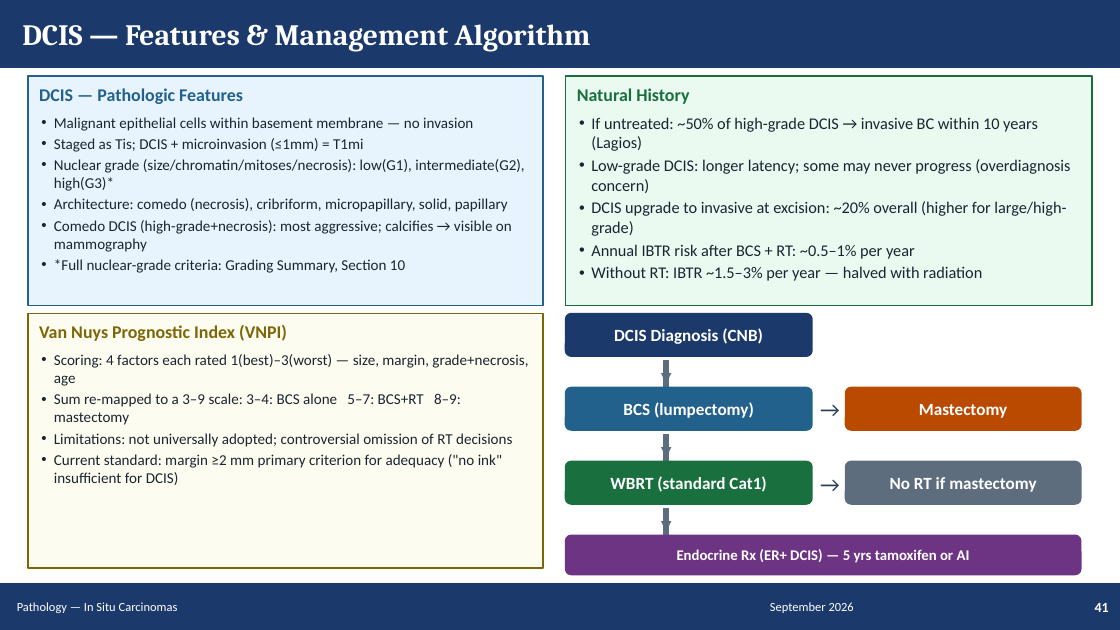
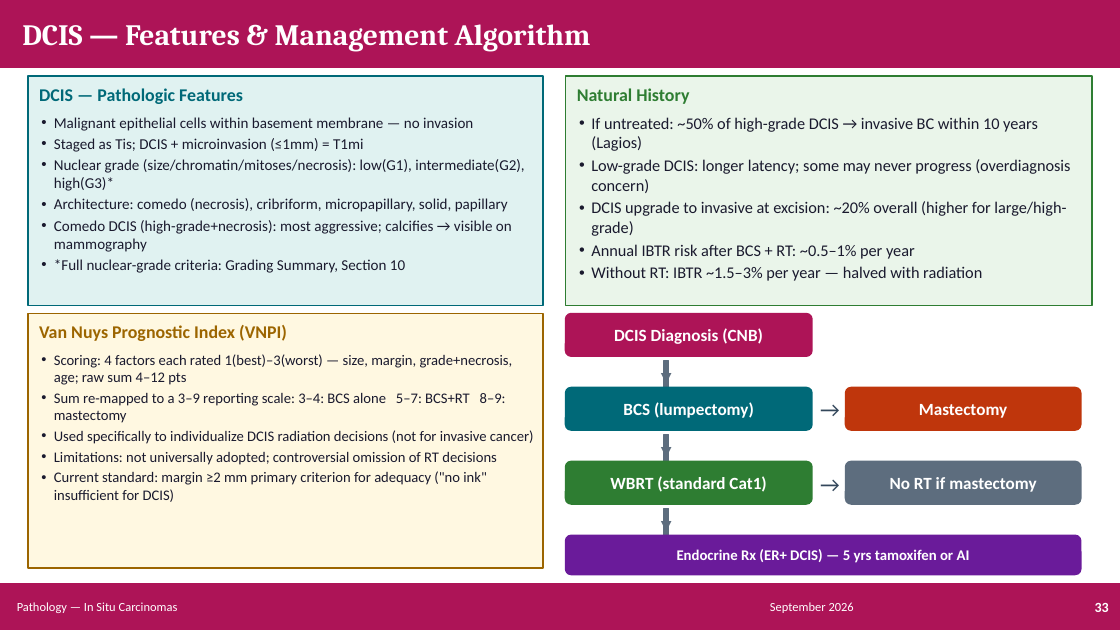
Before and after one commit to Muluamlak/Phone, a slide deck: slide 33 of BreastCancer_Management_Enhanced.pptx (slide 41 before the commit). Drawn at 1120x630 pixels with LibreOffice and Linux fonts; fonts in the diff are those of the drawing. Boxes give left, top, right and bottom in pixels: in the first picture for what was removed or moved away, otherwise in the second. Text is boxed around its words. In the diff, an @@ line names an element or a change of style, - is before the commit and + after.

```diff
--- a/BreastCancer_Management_Enhanced.pptx
+++ b/BreastCancer_Management_Enhanced.pptx
@@ rectangle at [28,76,543,306]: fill #E8F4FD to #E0F2F1; outline #21618C 1 pt to #006978 1 pt @@
@@ text "DCIS — Pathologic Features" at [39,88,243,104]: text colour #21618C to #006978 @@
@@ rectangle at [566,76,1092,306]: fill #EAFAF1 to #EAF5EA; outline #196F3D 1 pt to #2E7D32 1 pt @@
@@ text "Natural History" at [577,88,689,104]: text colour #196F3D to #2E7D32 @@
@@ rectangle at [28,314,543,568]: fill #FDFCF0 to #FFF8E1; outline #7D6608 1 pt to #9C6500 1 pt @@
@@ text "Van Nuys Prognostic Index (VNPI)" at [39,325,287,341]: text colour #7D6608 to #9C6500 @@
@@ fill #1B3A6B to #AD1457; outline #1B3A6B 1 pt to #AD1457 1 pt in 3 elements at [0,0,1120,67], [0,584,1120,629], [566,314,812,356] @@
@@ text at [54,354,534,444]: text changed; size 9.7 to 9.4 pt; text colour #1A252F to #1A1A2E @@
-• Scoring: 4 factors each rated 1(best)–3(worst) — size, margin, grade+necrosis, age
-• Sum re-mapped to a 3–9 scale: 3–4: BCS alone 5–7: BCS+RT 8–9: mastectomy
+• Scoring: 4 factors each rated 1(best)–3(worst) — size, margin, grade+necrosis, age; raw sum 4–12 pts
+• Sum re-mapped to a 3–9 reporting scale: 3–4: BCS alone 5–7: BCS+RT 8–9: mastectomy
+• Used specifically to individualize DCIS radiation decisions (not for invasive cancer)
@@ rounded rectangle at [566,388,812,430]: fill #21618C to #006978; outline #21618C 1 pt to #006978 1 pt @@
@@ rounded rectangle at [846,388,1081,430]: fill #BA4A00 to #BF360C; outline #BA4A00 1 pt to #BF360C 1 pt @@
@@ text "→" at [814,398,846,420]: text colour #2E4057 to #33475B @@
@@ text at [54,452,497,502]: size 9.7 to 9.4 pt, text colour #1A252F to #1A1A2E in "Limitations: not universally adopted; controversial omission ...", "Current standard: margin ≥2 mm primary criterion ..." @@
@@ rounded rectangle at [566,461,812,504]: fill #196F3D to #2E7D32; outline #196F3D 1 pt to #2E7D32 1 pt @@
@@ text "→" at [814,473,846,495]: text colour #2E4057 to #33475B @@
@@ rounded rectangle at [566,535,1081,575]: fill #6C3483 to #6A1B9A; outline #6C3483 1 pt to #6A1B9A 1 pt @@
@@ text at [1095,603,1109,612]: text changed @@
-41
+33
```
Also in this commit, not shown: 58 other slides changed, 17 slides added, 36 slides removed.
